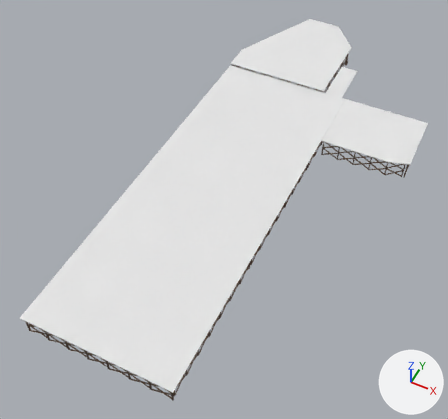
Before and after pictures for a commit that changed the Blender file Modelli_Finali/Sud/Palco.blend.
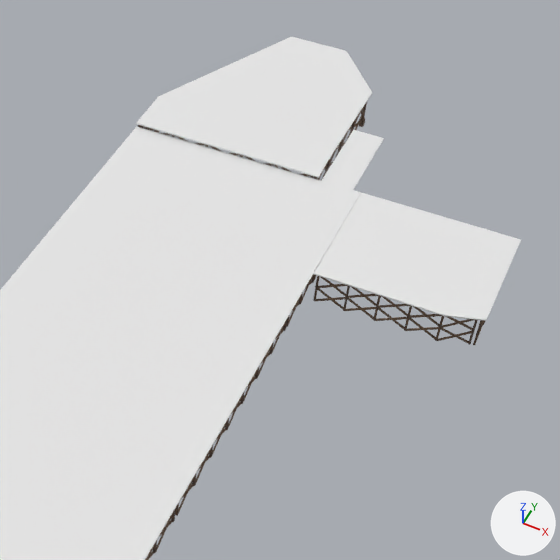
Each version appears first whole from a camera (50 mm lens) standing at (48.2, -88.2, 110.7) and looking at (2.4, 3.4, -3.7), and next in a close-up on the part from 36% to 100% of the width and 0% to 69% of the height. Arrows for +X, +Y and +Z are at lower right; the lights stay in place.

Objects in the first close-up: 'Palco', 'PalcoLaterale_Piano', 'Paletti_PalchettoLaterale', 'Paletti_PalcoCentrale', 'PianoDiscesa', 'PianoPalcoCentrale'.
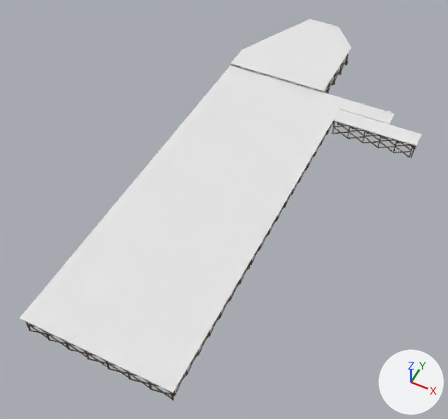
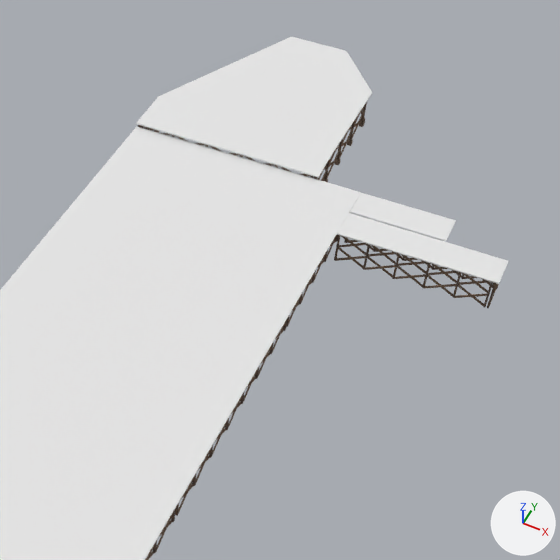
The change in detail:
me_cube_045 has 8 vertices, 6 faces and spans x -2.34..2.36, y 0.0..13.53, z 0.0..0.12.
me_cube_045 is used by ob_pianodiscesa; location (13.9, 47.2, 4.8).
me_cube_045 part 1: the whole mesh is turned -90 degrees about the z axis through the mesh origin.
Mesh me_cube_036 is new.
It has 588 vertices, 676 faces and spans x -10.6..11.0, y -2.2..2.2, z 0.0..4.7.
It uses material mat_materia_paletticubetti (picture img_paletti_cubetti_txt_png).
Mesh me_cube_021 is new.
It is a box spanning x -11.0..11.0, y -2.4..2.4, z 4.7..4.9.
It uses material mat_material_pianopalco (its picture is missing).
Object 'PalcoLaterale_Piano' (ob_palcolaterale_piano) is deleted.
Object 'Paletti_PalchettoLaterale' (ob_paletti_palchettolaterale) is deleted.
Object 'PianoDiscesa' (ob_pianodiscesa) moves from (13.9, 47.2, 4.8) to (17.5, 44.9, 4.8).
Object 'Paletti_PalcoLaterale' (ob_paletti_palcolaterale) is new; it shows me_cube_036.
Its location is (28.2, 39.9, 0.0).
Object 'PianoPalcoLaterale' (ob_pianopalcolaterale) is new; it shows me_cube_021.
Its location is (28.5, 39.8, 0.0).

Where the change shows, as pixel boxes (x1, y1, x2, y2) in the close-ups (560 x 560 px):
'PalcoLaterale_Piano', deleted: before (314, 193, 521, 321)
'PianoPalcoLaterale', added: after (337, 213, 509, 284)
'PianoDiscesa', mesh turned, moved: before (321, 130, 384, 190); after (350, 193, 456, 241)
'Paletti_PalcoLaterale', added: after (334, 235, 499, 309)
'Paletti_PalchettoLaterale', deleted: before (313, 276, 485, 345)
